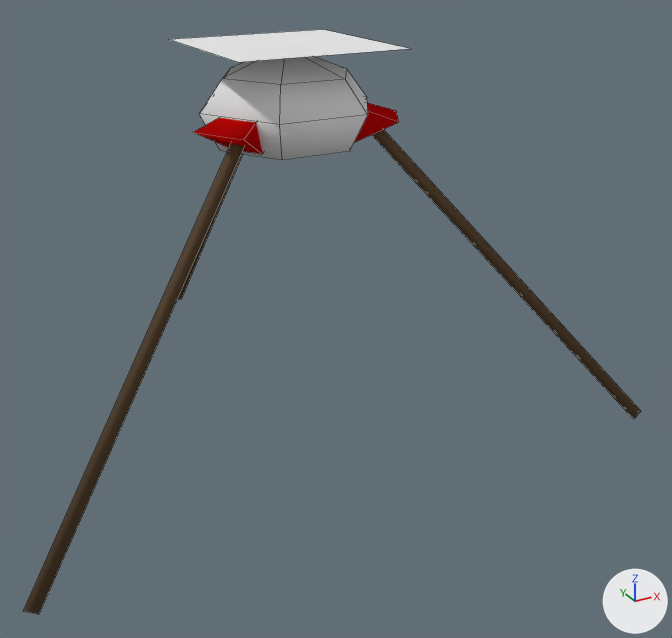
Renders of the Blender file arm9/art/onion.blend from each side of a commit.
Rendered twice from a camera (50 mm lens) standing at (-18.7, -38.7, 24.4) and looking at (2.3, -0.4, 5.2). The axes (+X, +Y, +Z) are drawn at lower right. The lights are the same throughout. Mesh edges are drawn as thin lines.

Objects in the first picture: 'Onion'.
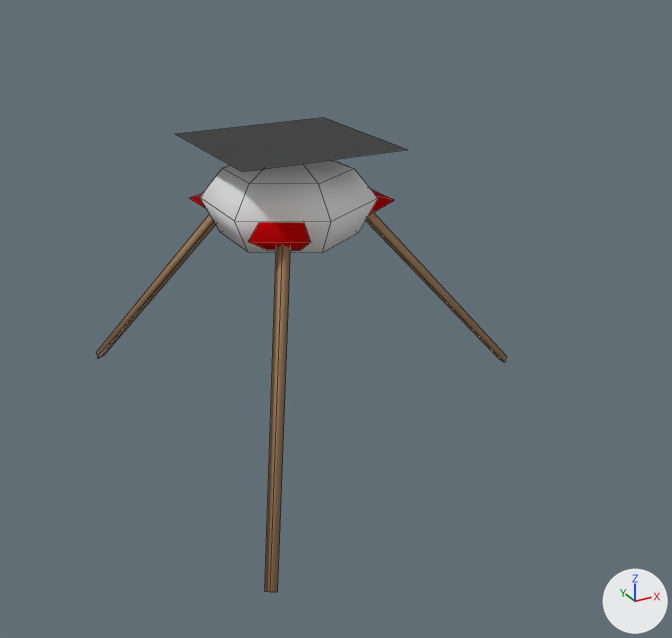
Where the change shows, as pixel boxes [x1, y1, x2, y2] in the pictures (672 x 638 px; the box of a moved part takes in the faces that stretch with it):
```json
{"object": "Onion", "change": "recoloured, reshaped", "before": [23, 29, 641, 614], "after": [96, 118, 507, 592], "on screen": "33% narrower, 19% shorter"}
{"part": 1, "of": "me_cylinder_005", "change": "moved or reshaped", "before": [200, 56, 368, 160], "after": [200, 160, 378, 253]}
{"part": 2, "of": "me_cylinder_005", "change": "moved or reshaped", "before": [169, 29, 410, 62], "on screen": "not visible afterwards"}
{"part": 3, "of": "me_cylinder_005", "change": "moved or reshaped", "before": [372, 129, 641, 419], "after": [265, 245, 291, 592]}
{"part": 4, "of": "me_cylinder_005", "change": "moved or reshaped", "before": [178, 154, 243, 300], "after": [96, 214, 216, 359]}
{"part": 5, "of": "me_cylinder_005", "change": "moved or reshaped", "before": [23, 143, 244, 614], "after": [366, 213, 507, 363]}
{"part": 6, "of": "me_cylinder_005", "change": "moved or reshaped", "before": [193, 118, 263, 154], "after": [248, 222, 311, 250]}
{"part": 7, "of": "me_cylinder_005", "change": "moved or reshaped", "before": [354, 103, 399, 143], "after": [369, 189, 394, 215]}
{"part": 8, "of": "me_cylinder_005", "change": "moved or reshaped", "after": [189, 193, 206, 208], "on screen": "not visible before"}
{"part": 9, "of": "me_cylinder_005", "change": "added", "after": [176, 118, 408, 172]}
```

Edits to the scene script, one JSON object a line:
```json
{"op": "set", "path": "mat_legs.base_color", "old": "(0.115, 0.0725, 0.0411)", "new": "(0.411, 0.251, 0.136)", "note": "brown #5f4c39 -> brown #ac8967"}
{"block": "me_cylinder_005", "where": "me_cylinder_005.from_pydata(...)  # 59 vertices, 45 faces; spans x -15.7..15.7, y -9.1..18.1, z 0.2..18.9"}
{"block": "me_cylinder_005", "where": "# used by ob_onion; location = (0.0, 0.0, 0.0)"}
{"block": "me_cylinder_005", "change": "me_cylinder_005 part 1: the loose piece of 19 vertices spanning x -4.2..4.2, y -3.7..3.7, z 14.5..18.8 is turned -90 degrees about the z axis through its middle, then moved by (0.0, 0.0, -4.4)"}
{"block": "me_cylinder_005", "change": "me_cylinder_005 part 2: the loose piece of 4 vertices spanning x -4.0..4.0, y -4.0..4.0, z 18.9 is moved by (0.0, 0.0, -4.4)"}
{"block": "me_cylinder_005", "change": "me_cylinder_005 part 3: the loose piece of 6 vertices spanning x 2.9..15.7, y -9.1..-1.5, z 0.2..15.7 is turned -90 degrees about the z axis through its middle and scaled by 0.724, then moved by (-13.6, -2.3, -2.3)"}
{"block": "me_cylinder_005", "change": "me_cylinder_005 part 4: the loose piece of 6 vertices spanning x -0.3..0.3, y 3.5..18.1, z 0.2..15.7 is turned 30 degrees about the z axis through its middle and scaled by 0.724, then moved by (-4.4, -3.2, -2.3)"}
{"block": "me_cylinder_005", "change": "me_cylinder_005 part 5: the loose piece of 6 vertices spanning x -15.7..-2.9, y -9.1..-1.5, z 0.2..15.7 is multiplied about its middle by the matrix ((-0.627, -0.362, 0.004), (0.362, -0.627, 0.0), (0.004, 0.002, 0.724)), then moved by (18.0, 5.3, -2.3)"}
{"block": "me_cylinder_005", "change": "me_cylinder_005 part 6: the loose piece of 6 vertices spanning x -5.1..0.4, y -3.6..0.3, z 14.7..17.4 is turned 30 degrees about the z axis through its middle, then moved by (1.1, -0.9, -4.4)"}
{"block": "me_cylinder_005", "change": "me_cylinder_005 part 7: the loose piece of 6 vertices spanning x -0.5..5.0, y -3.8..0.2, z 14.7..17.4 is turned 30 degrees about the z axis through its middle, then moved by (0.6, 1.4, -4.4)"}
{"block": "me_cylinder_005", "change": "me_cylinder_005 part 8: the loose piece of 6 vertices spanning x -1.3..1.4, y -0.5..5.1, z 14.7..17.4 is turned 30 degrees about the z axis through its middle, then moved by (-1.1, -0.3, -4.4)"}
{"block": "me_cylinder_005", "change": "me_cylinder_005 part 9: the loose piece of 4 vertices spanning x -4.0..4.0, y -4.0..4.0, z 18.9 is copied, and the copy is moved by (0.0, 0.0, -4.4); it spans x -4.0..4.0, y -4.0..4.0, z 14.6"}
```
